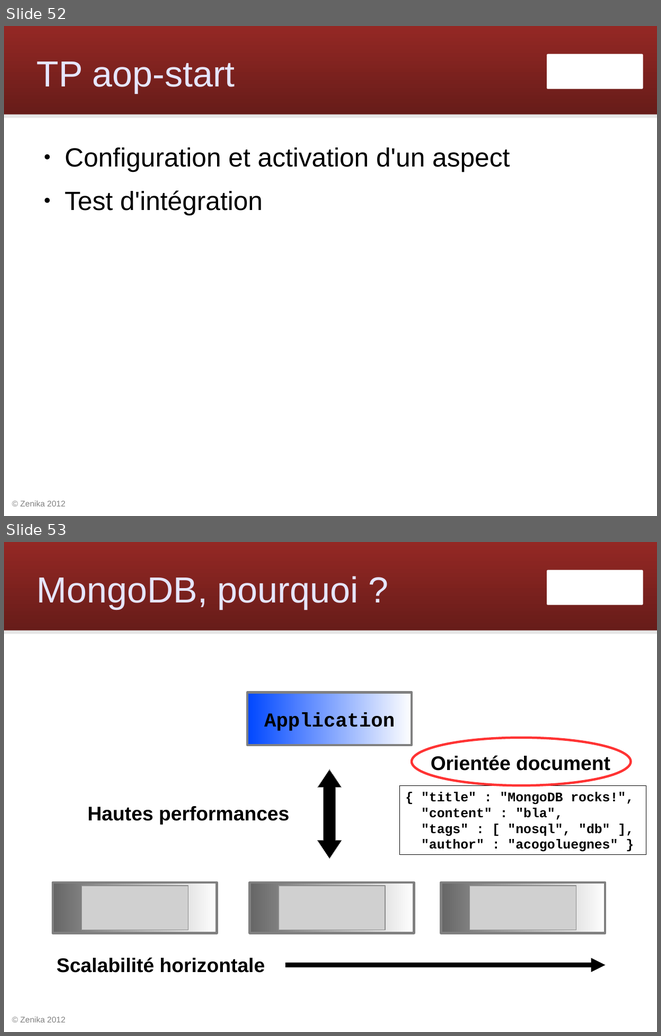
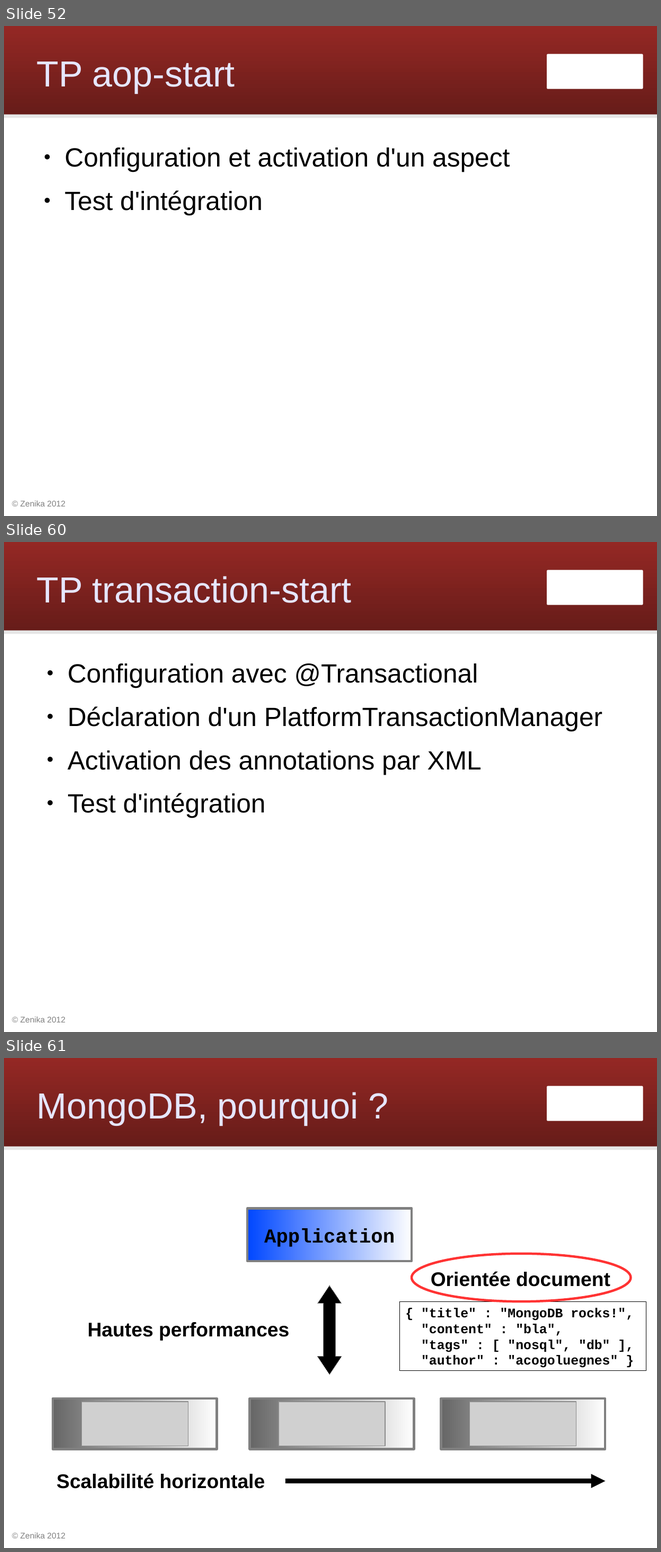
Before and after one commit to Zenika/workshop-spring-core, a slide deck: spring-workshop.odp. Shown one above the other, each under a label of ours: slides 52 and 53 before the commit, slides 52, 60 and 61 after it; the slides between them are not shown. The pictures are 661x1036 and 661x1552 pixels, drawn with LibreOffice and Linux fonts; fonts in the diff are those of the drawing; grey boxes stand for pictures; background and template pictures are left out. Boxes give left, top, right and bottom in pixels: in the first picture for what was removed or moved away, otherwise in the second. Text is boxed around its words. In the diff, an @@ line names an element or a change of style, - is before the commit and + after.

Commit message:
slides transaction

```diff
--- a/spring-workshop.odp
+++ b/spring-workshop.odp
@@ slide 60 added at bbox=[4, 542, 657, 1032], background #FFFFFF; not listed: 4 template elements that a slide beside it also shows @@
@@ title added at bbox=[37, 576, 351, 603], 44 pt, text #E6E6FF @@
+TP transaction-start
@@ text added at bbox=[68, 663, 602, 818], 32 pt, text #000000 @@
+● Configuration avec @Transactional
+● Déclaration d'un PlatformTransactionManager
+● Activation des annotations par XML
+● Test d'intégration
@@ what was slide 53 is now slide 61 @@
```
Also in this commit, not shown: 7 other slides added.
